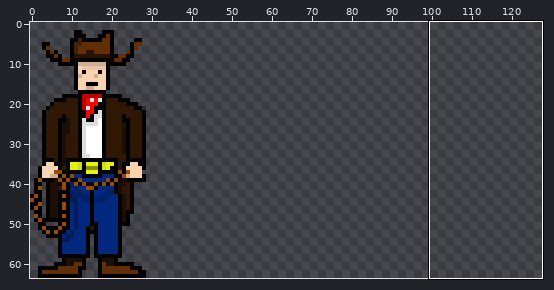
Two versions of one sprite sheet, images/player.png. The picture above shows the old version from afar; the outline marks the close-up.
Close-up. The starting point:
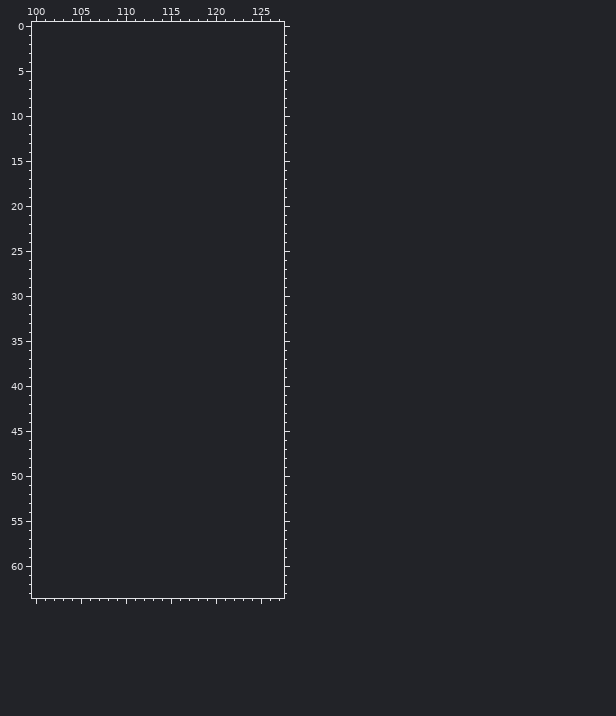
The file is 32x64 pixels. Pixels under 10% opacity are left out. Colours within 5 levels of each other are drawn and written as one. Shown: x 100..127, y 0..63. The old version is drawn lined up with the new one, on the new canvas. The commit also changed other parts of the picture, which this record leaves out.
Now the later version:
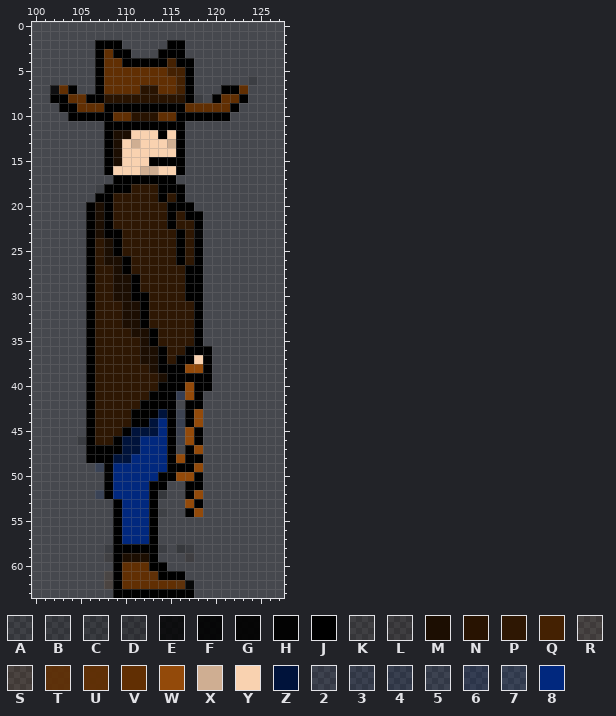
Palette (. is transparent): A #0000001a  B #00000023  C #0000002a  D #0000003a  E #000000c9  F #000000e4  G #000000ea  H #000000f4  J #000000  K #1c0e0224  L #1c0e022b  M #1c0e02  N #281301  P #2e1703  Q #442102  R #612f0321  S #612f032c  T #612f03e4  U #612f03f3  V #612f03  W #934a0a  X #cfae92  Y #f9d2b0  Z #00133b  2 #011c581c  3 #011c5828  4 #011c582f  5 #011f6322  6 #011f6340  7 #01287e2b  8 #01287e
The edit:
canvas 32x64 -> 128x64
Changed rows in their new state; - is an unchanged pixel.
first column x 102:
 2 -----JJJ-----JJ--------
 3 -----JVJJ---JJJ--------
 4 -----JVVJJJJJQJJ-------
 5 -----JVVVVVVVQQJ-------
 6 -----JVVVVVVVVQJ------B
 7 EVJ--JVVVVNNVVQJ---JJV-
 8 JJVVJJNNNNNNNNNJB-JVVJ-
 9 -JJVVVJJJJJJJJJVVVVVJ--
10 --JJJJJVVNNNVVJJJJJJ---
11 ------JJJJJJJJJ--------
12 ------JMMYYYJYJ--------
13 ------JMYXYYYXJ--------
14 ------JMYYYYYYJ--------
15 ------JMYYYJJJJ--------
16 ------JYYYXXYYJ--------
17 -------JJJJJJJ---------
18 -----AJJJPPPJJJ--------
19 -----JJPPPPPJPJ--------
20 ----JMJPPPPPPJJJ-------
21 ----JMJPPPPPPJPJJ------
22 ----JMJPPPPPPJPPJ------
23 ----JMJJPPPPPPJPG------
24 ----JPMJPPPPPPJPJ------
25 ----JPMJPPPPPPJPJ------
26 ----JPMMJPPPPPJPJ------
27 ----JPPMJPPPPPPJJ------
28 ----JPPMMJPPPPPJJ------
29 ----JPPMMJPPPPPJJ------
30 ----JPPMMJJPPPPJJ------
31 ----JPPPMMJPPPPPJ------
32 ----JPPPMMJPPPPPJ------
33 ----JPPPMMJPPPPPJ------
34 ----JPPPPMMJPPPPJ------
35 ----JPPPPPMJPPPPJ------
36 ----JPPPPPMMJPPJJJ-----
37 ----JPPPPPMMJPJJYJ-----
38 ----JPPPPPPMJJJWWJ-----
39 ----JPPPPPPPMJJJJJ-----
40 ----JPPPPPPPJJJWJJ-----
41 ----JPPPPPPJJJ6WJ------
42 ----JPPPPPJJJJ-JJ------
43 ----JPPPPJJJZJ5JW------
44 ----JPPPPJJZ8J4JW------
45 ----JPPPJZZZ8J3WJ------
46 ---CJPPJZZ888J2WJ------
47 ----JJJJZZ888J-JW------
48 ----JJJZZ8888JWJJ------
49 -----7H888888JJJW------
50 ------H88888JJWWJ------
51 ------J8888JJ--JJ------
52 -----7J8888JD--JW------
53 -------J888J---WJ------
54 -------J888JA--JW------
55 -------J888J-----------
56 -------J888J-----------
57 -------J888J-----------
58 ------BJJJJJB-DB-------
59 ------KJMMMJ---L-------
60 -------JVVVJJ----------
61 ------RJVVVUJJJ--------
62 ------SJVVVVVVTF-------
63 -------JJJJJJJJJ-------
Where, in picture pixels (left, top, right, bottom), the same in both close-ups:
added: (50, 40, 257, 598)
